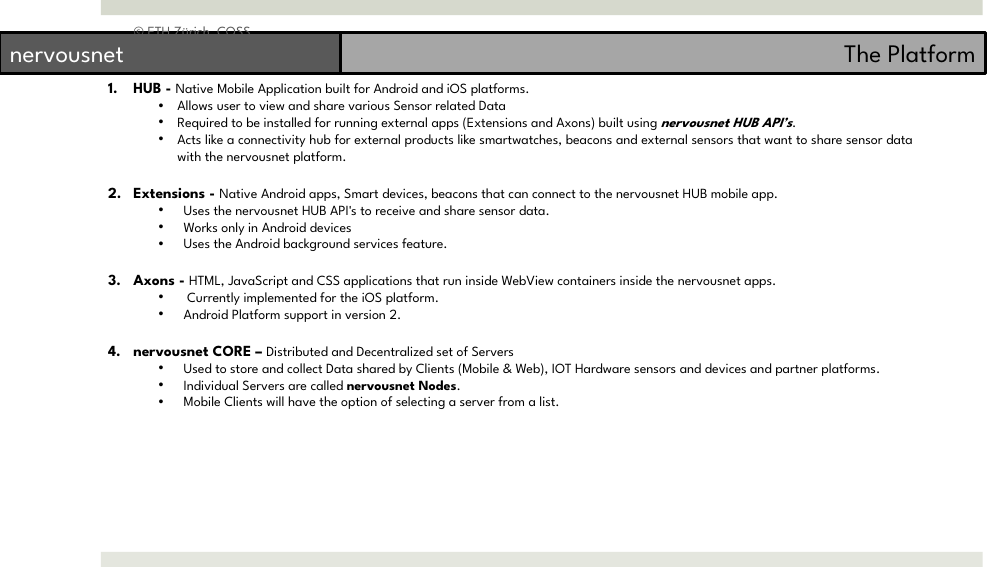
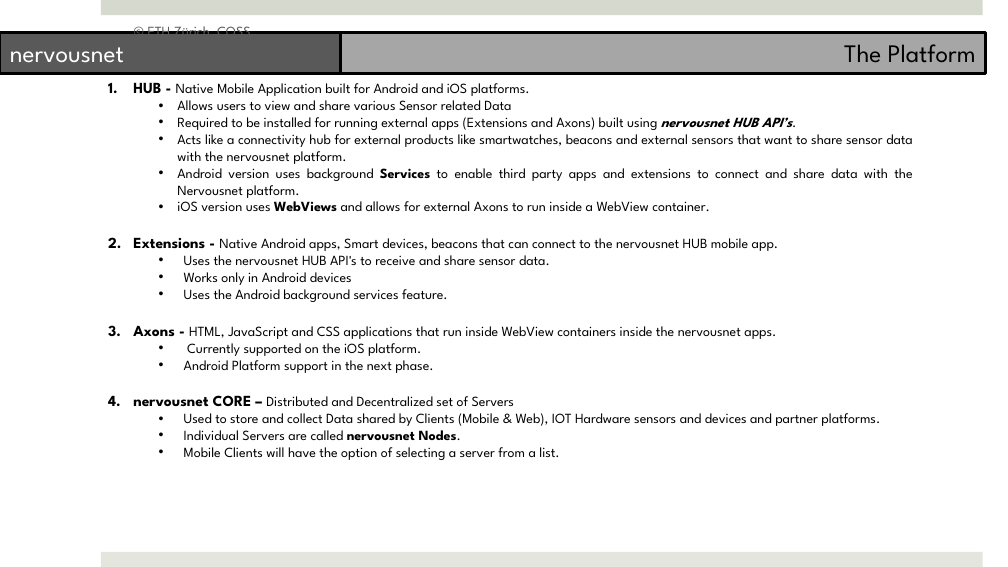
Before and after one commit to prasad79/nervousnet, a slide deck: slide 4 of Documents/Architecture/nervousnet.pptx. Drawn at 1008x567 pixels with LibreOffice and Linux fonts; fonts in the diff are those of the drawing. Boxes give left, top, right and bottom in pixels: in the first picture for what was removed or moved away, otherwise in the second. Text is boxed around its words. In the diff, an @@ line names an element or a change of style, - is before the commit and + after.

```diff
--- a/Documents/Architecture/nervousnet.pptx
+++ b/Documents/Architecture/nervousnet.pptx
@@ text at [177,100,511,110]: text changed @@
-  • Allows user to view and share various Sensor related Data
+  • Allows users to view and share various Sensor related Data
@@ text at [177,168,912,211]: paragraphs added @@
+  • Android version uses background Services to enable third party apps and extensions to connect and share data with the Nervousnet platform.
+  • iOS version uses WebViews and allows for external Axons to run inside a WebView container.
@@ text at [184,343,433,373]: text changed @@
-  • Currently implemented for the iOS platform.
-  • Android Platform support in version 2.
+  • Currently supported on the iOS platform.
+  • Android Platform support in the next phase.
```
Also in this commit, not shown: 1 other slide changed, 1 other file.
